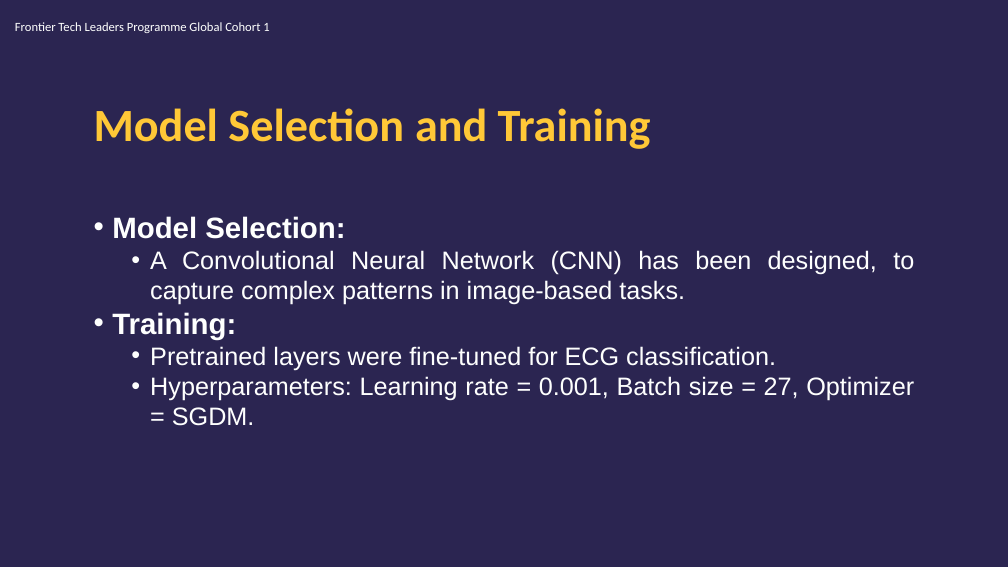
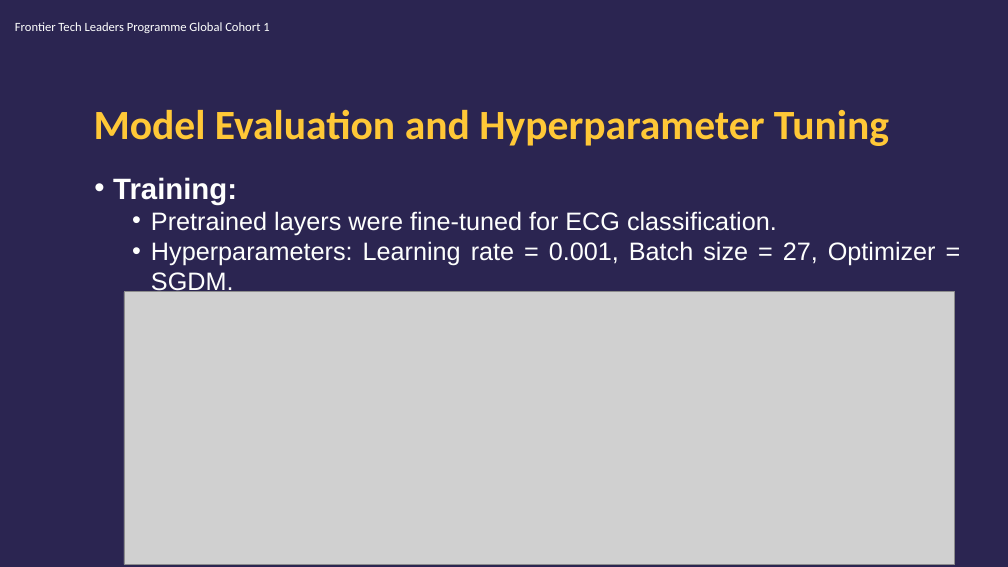
Before and after one commit to edasaruhan/FTL_Cohort3_Group12, a slide deck: slide 14 of Mosab_Aboidrees_Abdelrahman_Mohammed_Draft_Presentation.pptx (slide 12 before the commit). Drawn at 1008x567 pixels with LibreOffice and Linux fonts; fonts in the diff are those of the drawing; grey boxes stand for pictures; background and template pictures are left out. Boxes give left, top, right and bottom in pixels: in the first picture for what was removed or moved away, otherwise in the second. Text is boxed around its words. In the diff, an @@ line names an element or a change of style, - is before the commit and + after.

```diff
--- a/Mosab_Aboidrees_Abdelrahman_Mohammed_Draft_Presentation.pptx
+++ b/Mosab_Aboidrees_Abdelrahman_Mohammed_Draft_Presentation.pptx
@@ title at (x1=94, y1=109, x2=889, y2=146): text changed; size 44 to 39.6 pt @@
-Model Selection and Training
+Model Evaluation and Hyperparameter Tuning
@@ text "Training:" moved from (x1=112, y1=216, x2=914, y2=426) to (x1=113, y1=177, x2=936, y2=296) @@
@@ text "Training:" at (x1=113, y1=177, x2=936, y2=296): vertical alignment middle to top @@
@@ text at (x1=112, y1=216, x2=914, y2=305): paragraphs removed @@
-• Model Selection:
-  • A Convolutional Neural Network (CNN) has been designed, to capture complex patterns in image-based tasks.
@@ picture added at (x1=124, y1=292, x2=955, y2=565) @@
```
Also in this commit, not shown: 5 other slides changed, 2 slides added, 1 slide removed.
